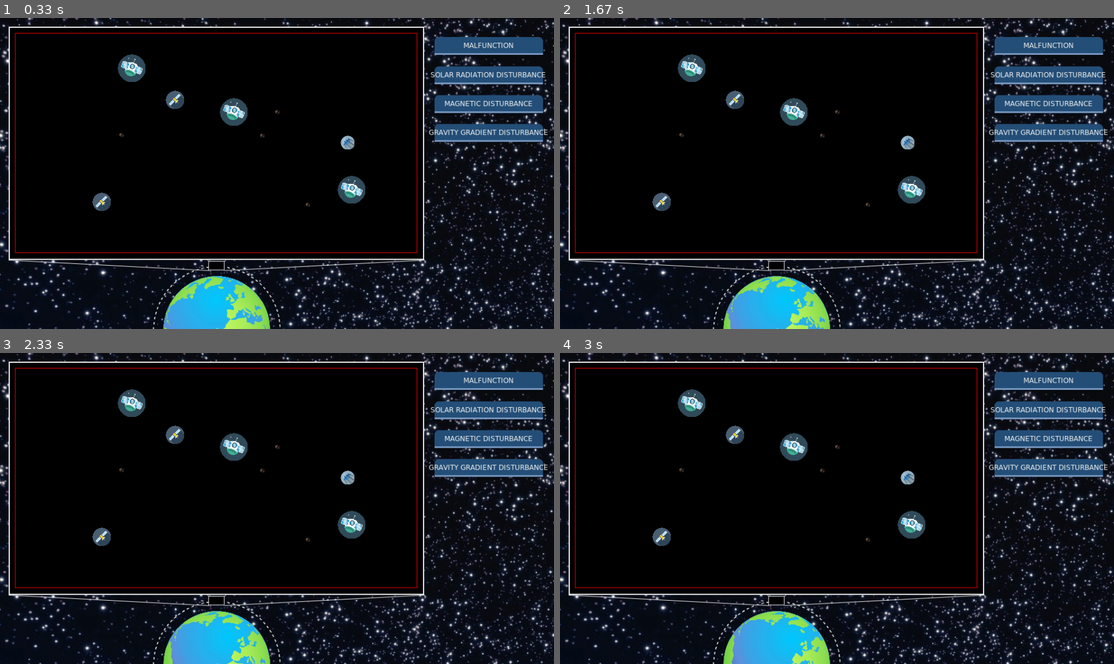
Above: before the commit, frames 1-4 (two rows, left to right).
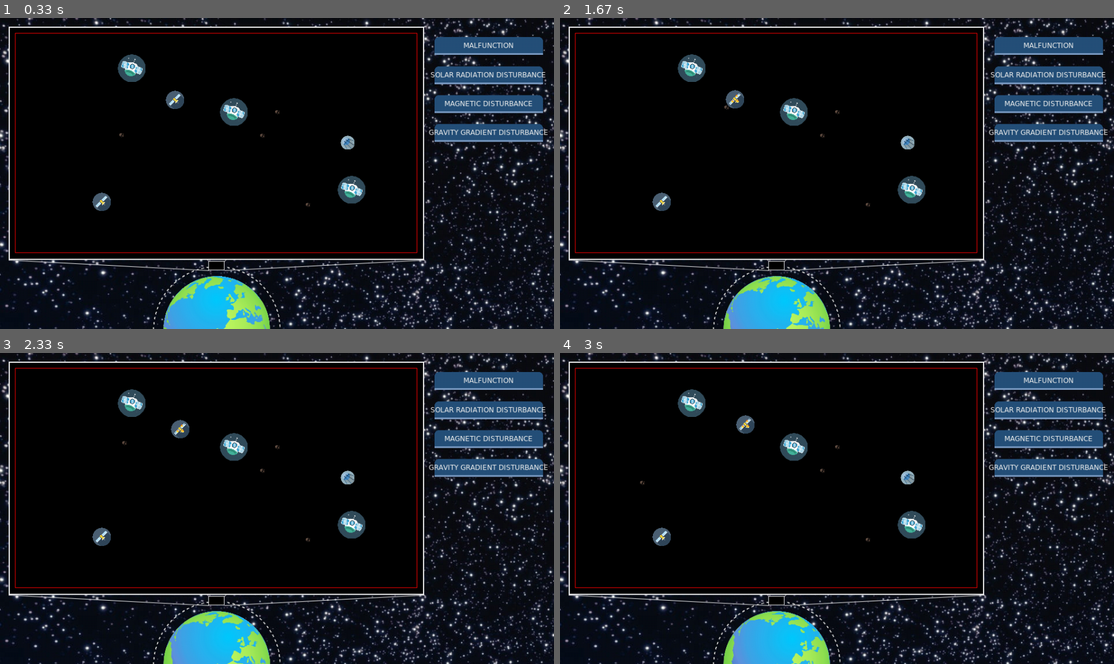
Above: after the commit, the same moments.

Repository: WesselOost/SatelliteSimulation2D
Game: pygame game, started from SatelliteSimulation/main.py
Same seed, same stepped clock (60 frames per second), same inputs: the game is played once before the commit and once after it.
Inputs:
- Up to frame 1 (0.33 s): no input
- Up to frame 2 (1.67 s): hold Right 0.33-0.8 s; hold Up 0.83-1.13 s; hold Right 1.17-1.63 s
- Up to frame 3 (2.33 s): hold Left 1.67-2.2 s; hold Down from 2.23 s (still down)
- Up to frame 4 (3 s): release Down at 2.53 s; hold Left 2.57-2.97 s

Frame 1 is identical in both runs. In frame 2, less than 0.1% of the frame differs, in the area x 21-34%, y 23-39%; in frame 3, 0.2%; in frame 4, 0.3%, in the area x 14-36%, y 19-43%.

Commit message:
fix get observed satellites

Diff:
--- a/SatelliteSimulation/model/model.py
+++ b/SatelliteSimulation/model/model.py
@@ -172,7 +172,7 @@
         for satellite in self.__satellites:
             if satellite is not observing_satellite:
                 distance = calculate_distance(satellite.center(), observing_satellite.center())
-                if distance <= satellite.observance_radius():
+                if distance <= satellite.radius() + satellite.observance_radius():
                     observed_satellites[satellite] = satellite.center().get_as_tuple()
                 else:
                     # remove unobserved satellite from dict
--- a/SatelliteSimulation/model/satellite/satellite.py
+++ b/SatelliteSimulation/model/satellite/satellite.py
@@ -40,7 +40,7 @@
     def __init__(self, position: Vector, mass: float, size: int, observed_satellites: dict = {}):
         self.position: Vector = position
         # TODO define max nav value with mass
-        self.velocity: SatelliteVelocity = SatelliteVelocity(max_navigation_velocity_magnitude=2)
+        self.velocity: SatelliteVelocity = SatelliteVelocity(max_navigation_velocity_magnitude=10)
         self.__is_crashed: bool = False
         self.__observance_radius: int = 100
         self.__disturbance_duration = 0
